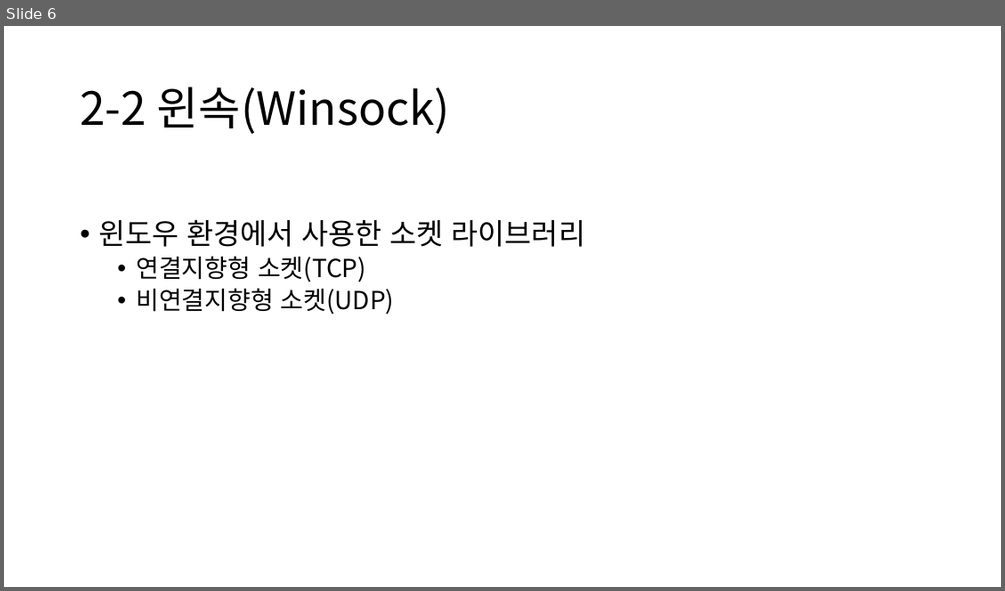
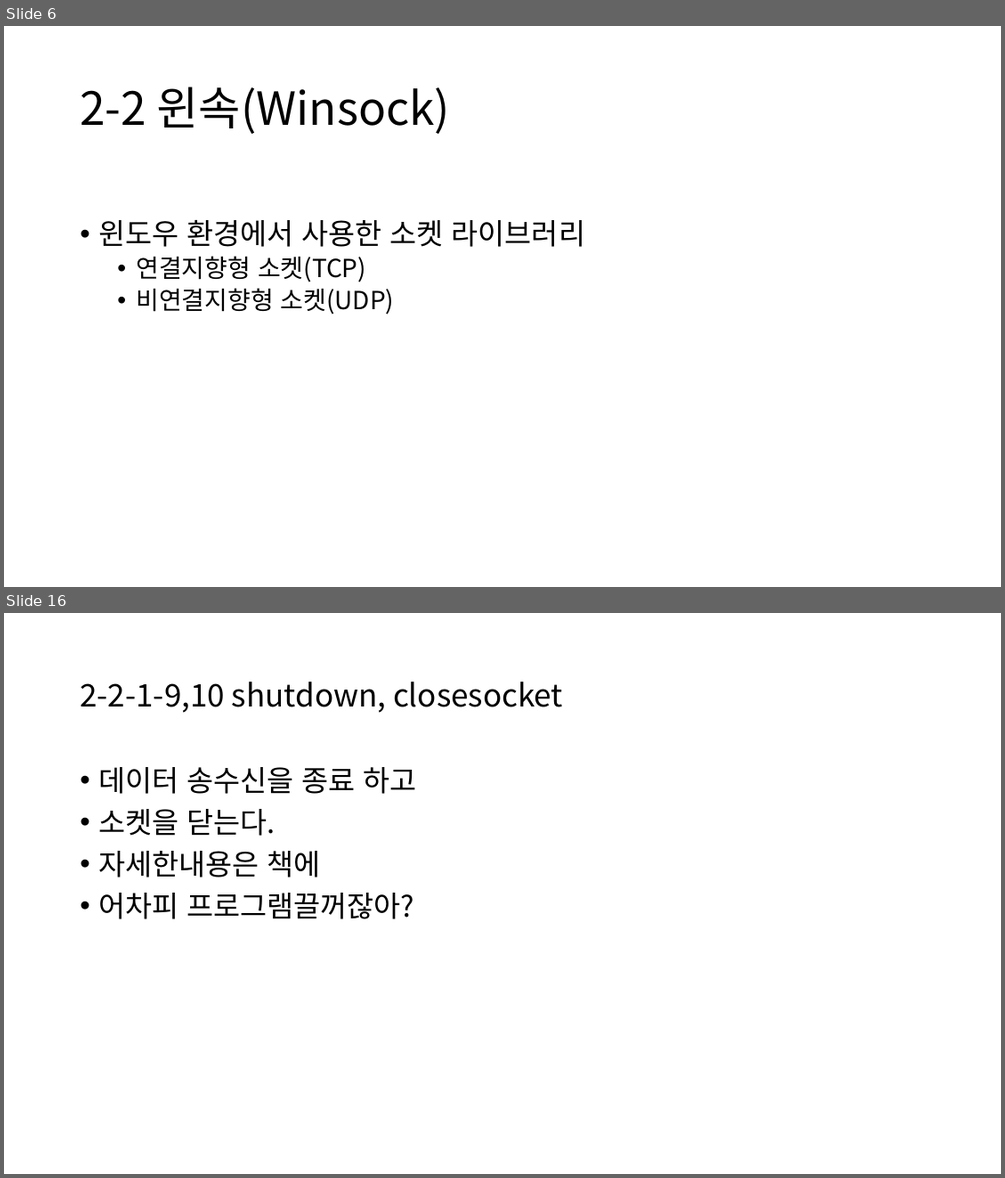
Before and after one commit to OnionLee/game_server_study, a slide deck: doc/온라인 게임 서버 - 기초편.pptx. Shown one above the other, each under a label of ours: slide 6 before the commit, slides 6 and 16 after it; the slides between them are not shown. The pictures are 1005x591 and 1005x1178 pixels, drawn with LibreOffice and Linux fonts; fonts in the diff are those of the drawing. Boxes give left, top, right and bottom in pixels: in the first picture for what was removed or moved away, otherwise in the second. Text is boxed around its words. In the diff, an @@ line names an element or a change of style, - is before the commit and + after.

```diff
--- a/doc/온라인 게임 서버 - 기초편.pptx
+++ b/doc/온라인 게임 서버 - 기초편.pptx
@@ slide 16 added at [4,613,1001,1174], background #FFFFFF @@
@@ title added at [80,682,563,713], 30 pt, text #000000 @@
+2-2-1-9,10 shutdown, closesocket
@@ text added at [98,767,417,919], 28 pt, text #000000 @@
+• 데이터 송수신을 종료 하고
+• 소켓을 닫는다.
+• 자세한내용은 책에
+• 어차피 프로그램끌꺼잖아?
```
Also in this commit, not shown: 3 slides changed, 13 other slides added, 12 other files.
